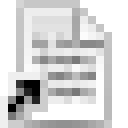
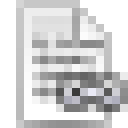
Revision of a layered (128, 128) image; what changed, layer by layer:
removed layer "Layer 3" over [0,72,48,128]
added layer "Layer 4" above "Layer 2" over [56,72,128,112]
